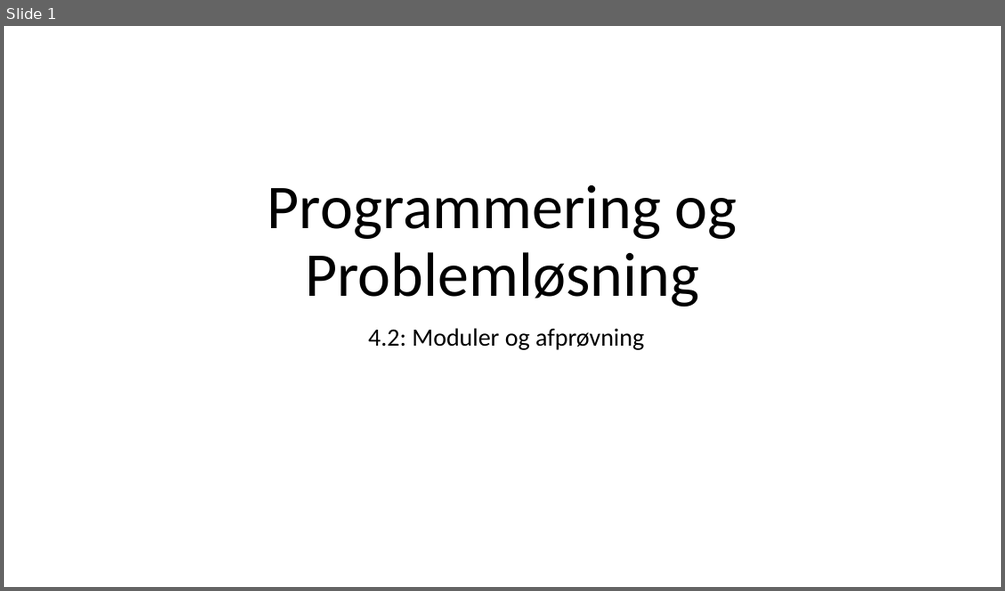
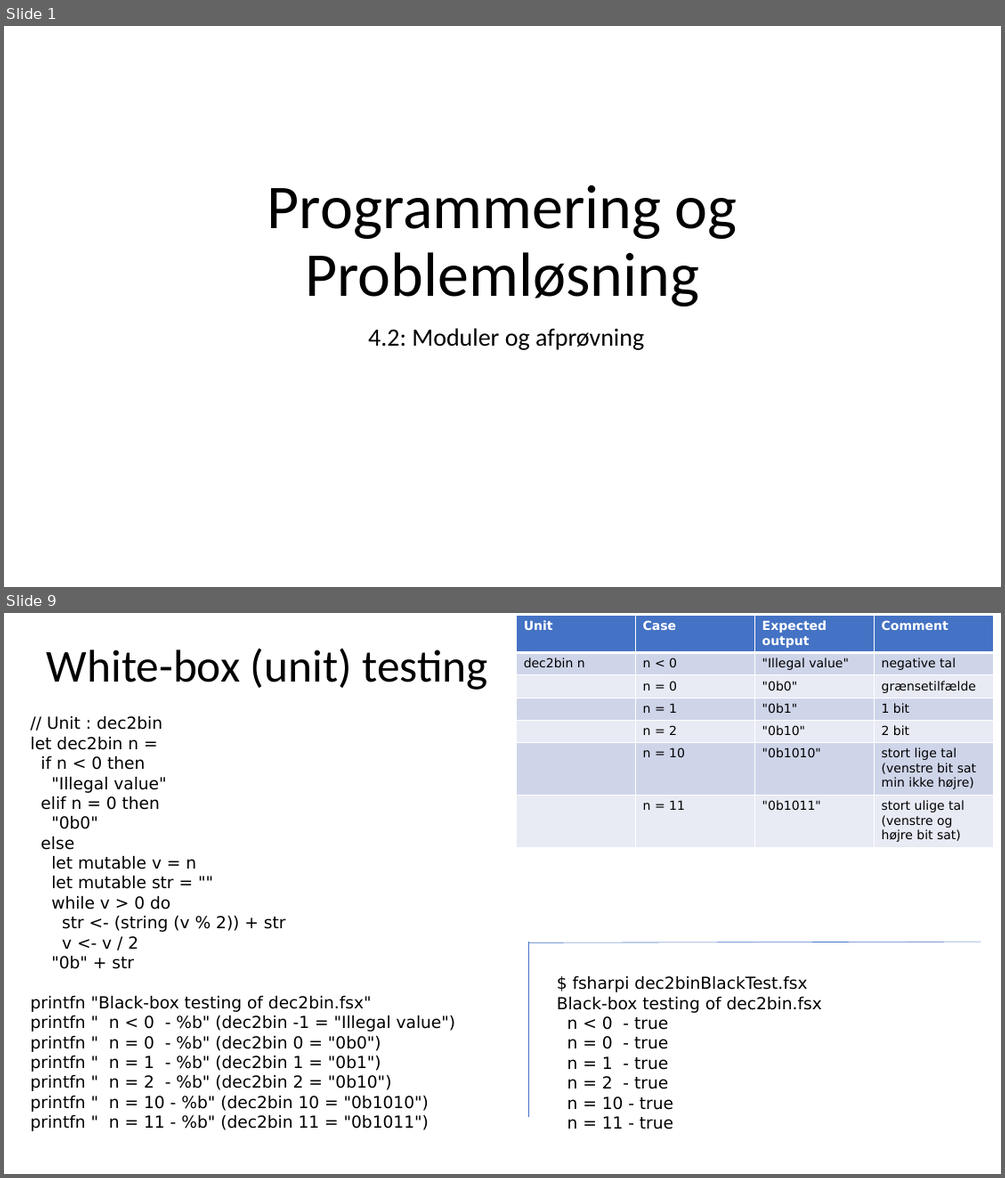
Before and after one commit to fisterloegsovs/pop22, a slide deck: lectures/4.2ModulesNTests/lecture.pptx. Shown one above the other, each under a label of ours: slide 1 before the commit, slides 1 and 9 after it; the slides between them are not shown. The pictures are 1005x591 and 1005x1178 pixels, drawn with LibreOffice and Linux fonts; fonts in the diff are those of the drawing. Boxes give left, top, right and bottom in pixels: in the first picture for what was removed or moved away, otherwise in the second. Text is boxed around its words. In the diff, an @@ line names an element or a change of style, - is before the commit and + after.

```diff
--- a/lectures/4.2ModulesNTests/lecture.pptx
+++ b/lectures/4.2ModulesNTests/lecture.pptx
@@ slide 9 added at bbox=[4, 613, 1001, 1174], background #FFFFFF @@
@@ table added at bbox=[517, 616, 995, 847], 7 rows, 4 columns @@
+Unit | Case | Expected output | Comment
+dec2bin n | n < 0 | "Illegal value" | negative tal
+ | n = 0 | "0b0" | grænsetilfælde
+ | n = 1 | "0b1" | 1 bit
+ | n = 2 | "0b10" | 2 bit
+ | n = 10 | "0b1010" | stort lige tal (venstre bit sat min ikke højre)
+ | n = 11 | "0b1011" | stort ulige tal (venstre og højre bit sat)
@@ title added at bbox=[47, 648, 487, 690], 44 pt, text #000000 @@
+White-box (unit) testing
@@ text added at bbox=[31, 716, 456, 1131], 16 pt, text #000000 @@
+// Unit : dec2bin
+let dec2bin n =
+if n < 0 then
+"Illegal value"
+elif n = 0 then
+"0b0"
+else
+let mutable v = n
+let mutable str = ""
+while v > 0 do
+str <- (string (v % 2)) + str
+v <- v / 2
+"0b" + str
+printfn "Black-box testing of dec2bin.fsx"
+printfn " n < 0 - %b" (dec2bin -1 = "Illegal value")
+printfn " n = 0 - %b" (dec2bin 0 = "0b0")
+printfn " n = 1 - %b" (dec2bin 1 = "0b1")
+printfn " n = 2 - %b" (dec2bin 2 = "0b10")
+printfn " n = 10 - %b" (dec2bin 10 = "0b1010")
+printfn " n = 11 - %b" (dec2bin 11 = "0b1011")
@@ line added from (528, 943) to (981, 941), #4472C4 0.5 pt @@
@@ line added from (528, 941) to (528, 1116), #4472C4 0.5 pt @@
@@ text added at bbox=[557, 975, 822, 1129], 16 pt, text #000000 @@
+$ fsharpi dec2binBlackTest.fsx
+Black-box testing of dec2bin.fsx
+n < 0 - true
+n = 0 - true
+n = 1 - true
+n = 2 - true
+n = 10 - true
+n = 11 - true
```
Also in this commit, not shown: 2 slides changed, 5 other slides added, 17 other files.
